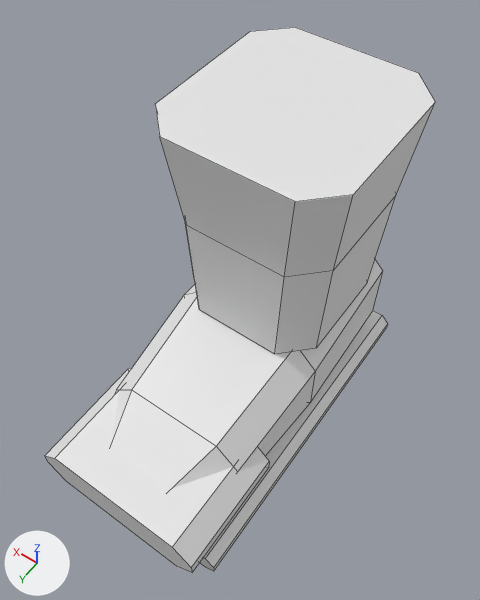
One commit to the FBX model roblox/art/armor/shoes_tier1_normal.fbx: the scene before it, then after it.
Camera for both pictures: a camera (50 mm lens) standing at (-0.93, 1.55, 2.42) and looking at (-0.01, 0.26, 0.39). Every picture has the same lights, and +X, +Y and +Z are marked at lower left. The first picture is the older version. Mesh edges are drawn as thin lines. Where no turn or scale is listed for an object, it has been applied to the vertices.

In view in the first picture: 'Base', 'Trim'.
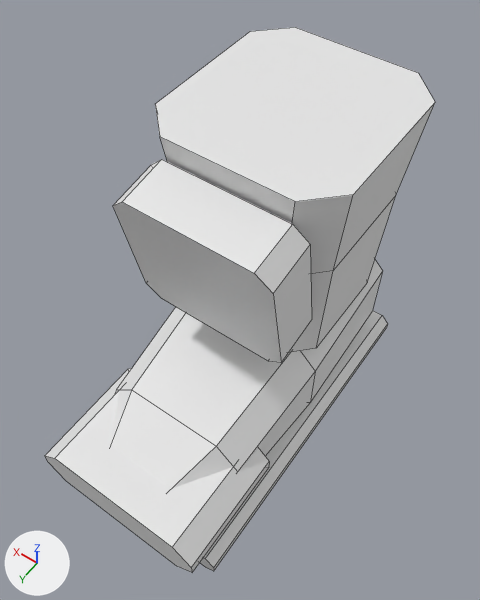
What the commit changed:
me_base is used by ob_base; location (0.0, 0.0, 0.0).
me_base had 72 vertices, 54 faces and spanned x -0.37..0.37, y -0.45..1.07, z -0.25..1.1.
me_base now has 88 vertices, 64 faces and spans x -0.37..0.37, y -0.45..1.07, z -0.25..1.1.
me_base part 1: a new loose piece of 16 vertices spanning x -0.31..0.31, y 0.23..0.53, z 0.39..1.01, in mat_shoes_tier1_normal_base (white #e7e7e7).

Where the change shows, as pixel boxes (x1, y1, x2, y2) in the pictures (480 x 600 px):
part 1 of me_base, added: after (113, 159, 312, 363)
